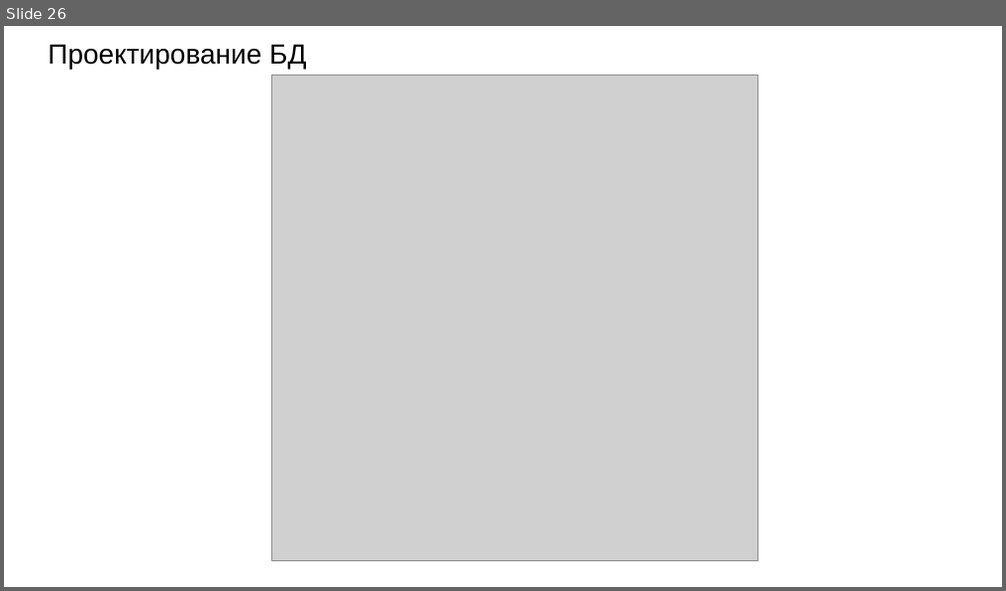
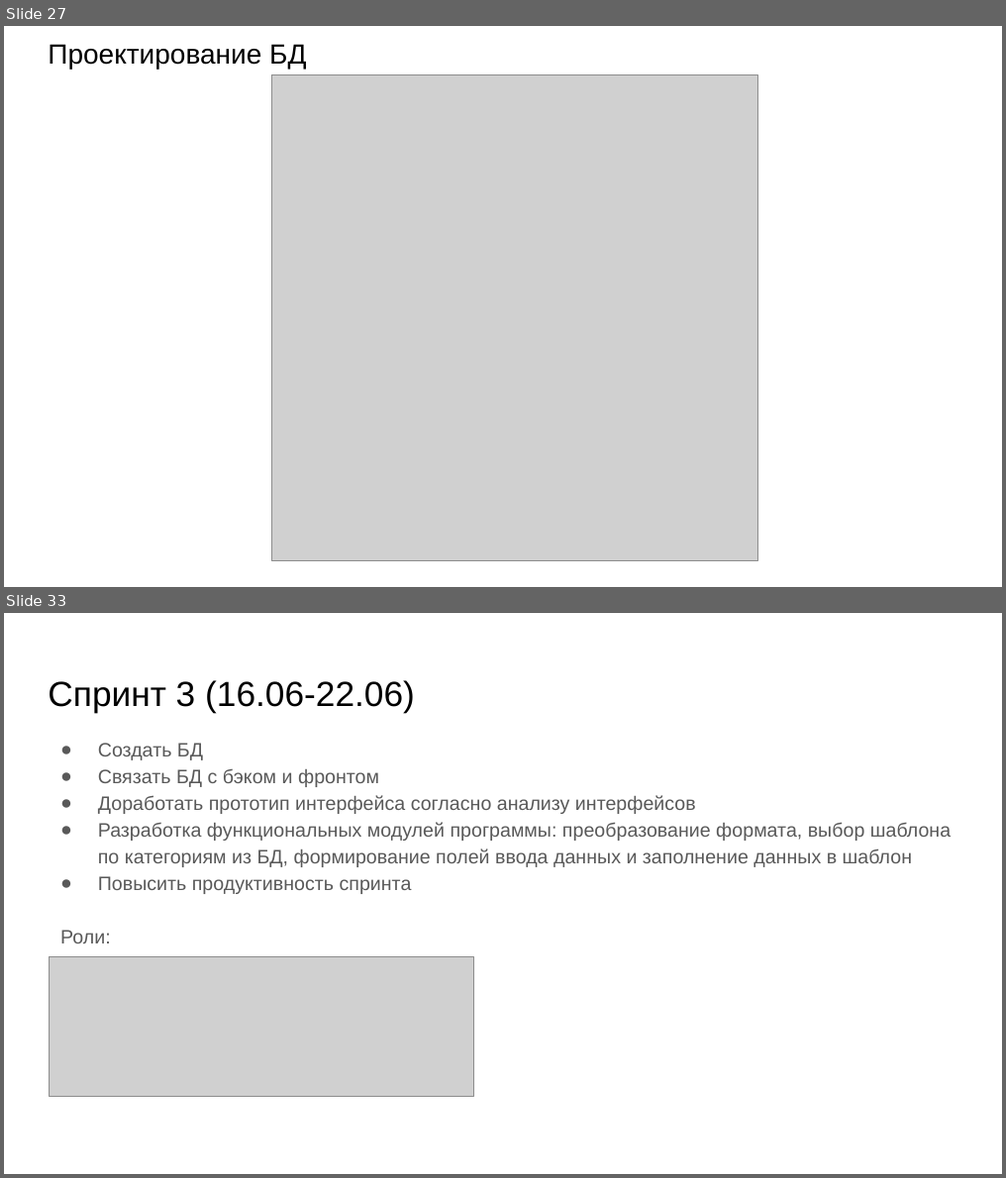
Before and after one commit to teamdevm/teamwork-positive, a slide deck: Documentation/Отчет по проекту.pptx. Shown one above the other, each under a label of ours: slide 26 before the commit, slides 27 and 33 after it; the slides between them are not shown. The pictures are 1006x591 and 1006x1178 pixels, drawn with LibreOffice and Linux fonts; fonts in the diff are those of the drawing; grey boxes stand for pictures. Boxes give left, top, right and bottom in pixels: in the first picture for what was removed or moved away, otherwise in the second. Text is boxed around its words. In the diff, an @@ line names an element or a change of style, - is before the commit and + after.

```diff
--- a/Documentation/Отчет по проекту.pptx
+++ b/Documentation/Отчет по проекту.pptx
@@ slide 33 added at (4,613,1002,1174), background #FFFFFF @@
@@ title added at (48,680,415,712), 25.2 pt, text #000000 @@
+Спринт 3 (16.06-22.06)
@@ text added at (60,743,950,944), 14 pt, text #595959 @@
+● Создать БД
+● Связать БД с бэком и фронтом
+● Доработать прототип интерфейса согласно анализу интерфейсов
+● Разработка функциональных модулей программы: преобразование формата, выбор шаблона по категориям из БД, формирование полей ввода данных и заполнение данных в шаблон
+● Повысить продуктивность спринта
+Роли:
@@ picture added at (49,958,473,1097) @@
@@ what was slide 26 is now slide 27 @@
```
Also in this commit, not shown: 9 slides changed, 15 other slides added, 2 slides removed, 2 other files.
